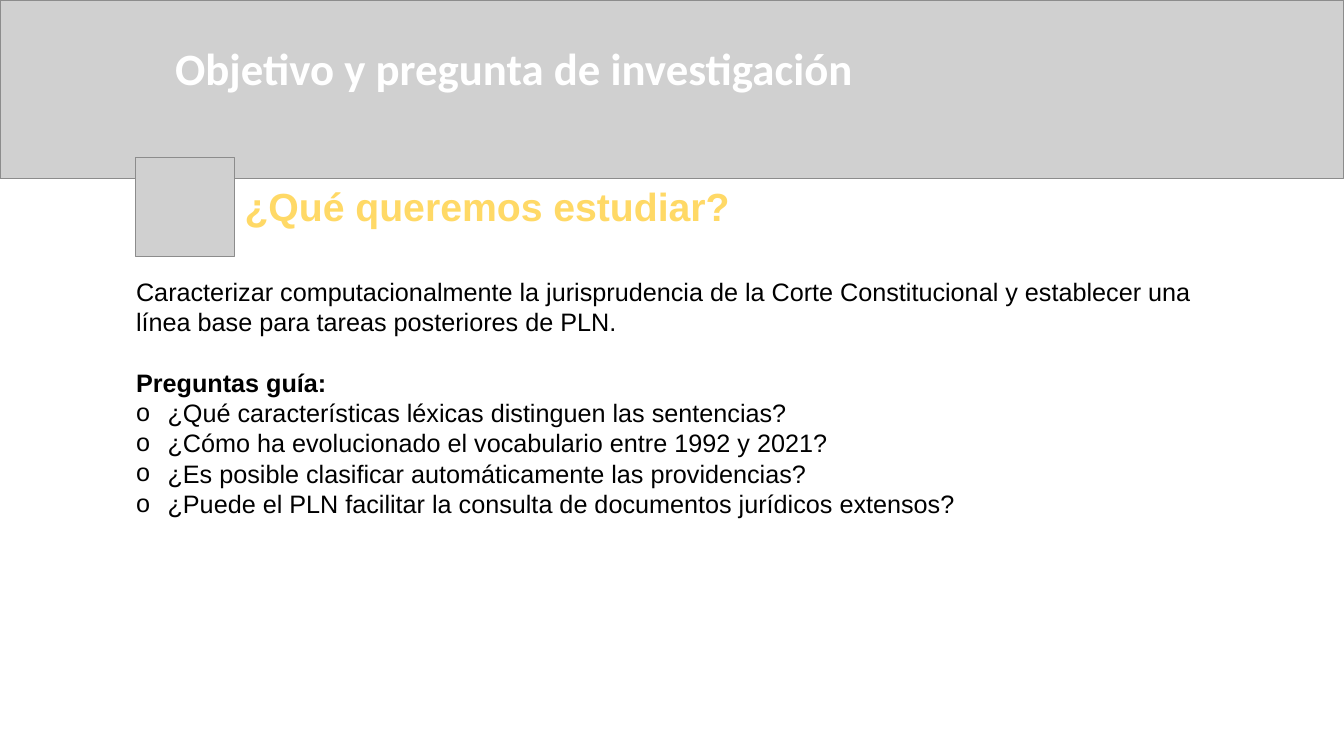
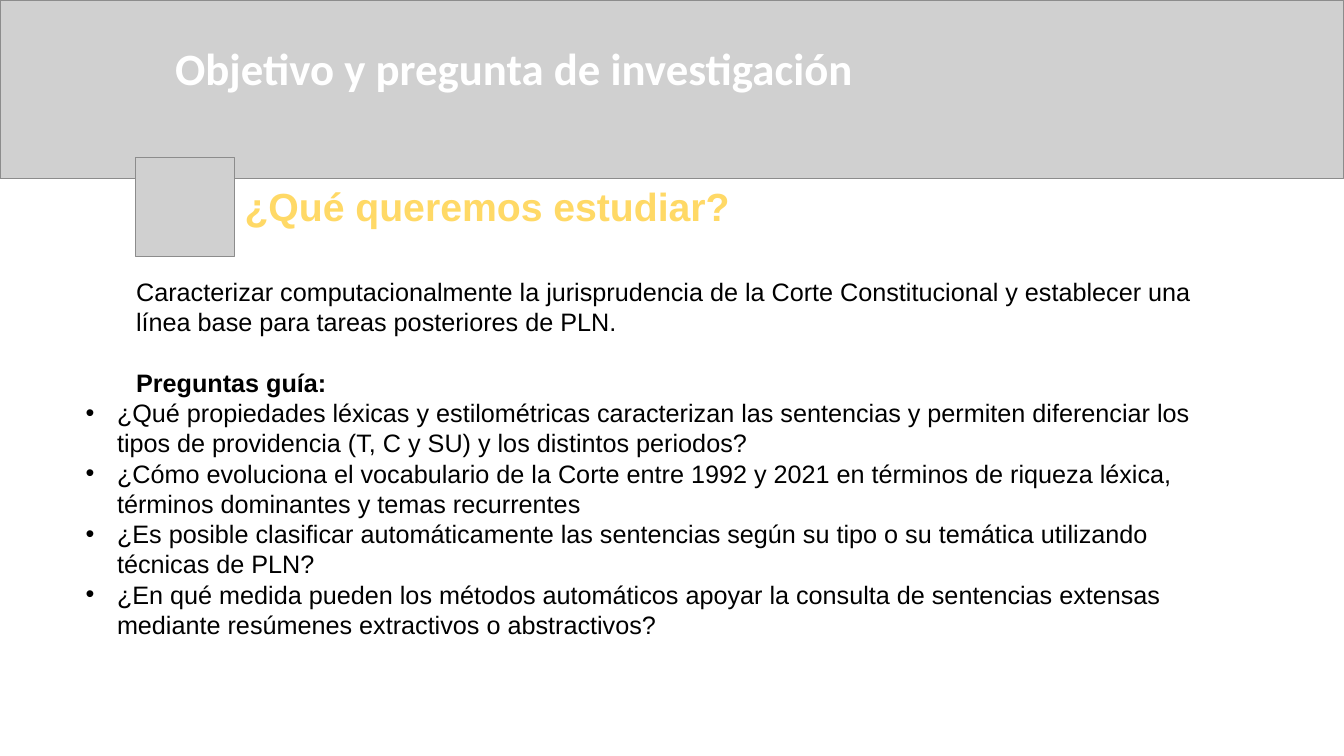
Before and after one commit to Garnica1999/PLN, a slide deck: slide 5 of PROYECTO/PRIMERA ENTREGA/PLN_PROYECTO.pptx. Drawn at 1344x756 pixels with LibreOffice and Linux fonts; fonts in the diff are those of the drawing; grey boxes stand for pictures. Boxes give left, top, right and bottom in pixels: in the first picture for what was removed or moved away, otherwise in the second. Text is boxed around its words. In the diff, an @@ line names an element or a change of style, - is before the commit and + after.

```diff
--- a/PROYECTO/PRIMERA ENTREGA/PLN_PROYECTO.pptx
+++ b/PROYECTO/PRIMERA ENTREGA/PLN_PROYECTO.pptx
@@ text at [117, 403, 1189, 635]: text changed @@
-  o ¿Qué características léxicas distinguen las sentencias?
-  o ¿Cómo ha evolucionado el vocabulario entre 1992 y 2021?
-  o ¿Es posible clasificar automáticamente las providencias?
-  o ¿Puede el PLN facilitar la consulta de documentos jurídicos extensos?
+• ¿Qué propiedades léxicas y estilométricas caracterizan las sentencias y permiten diferenciar los tipos de providencia (T, C y SU) y los distintos periodos?
+• ¿Cómo evoluciona el vocabulario de la Corte entre 1992 y 2021 en términos de riqueza léxica, términos dominantes y temas recurrentes
+• ¿Es posible clasificar automáticamente las sentencias según su tipo o su temática utilizando técnicas de PLN?
+• ¿En qué medida pueden los métodos automáticos apoyar la consulta de sentencias extensas mediante resúmenes extractivos o abstractivos?
```
Also in this commit, not shown: 6 other slides changed.
